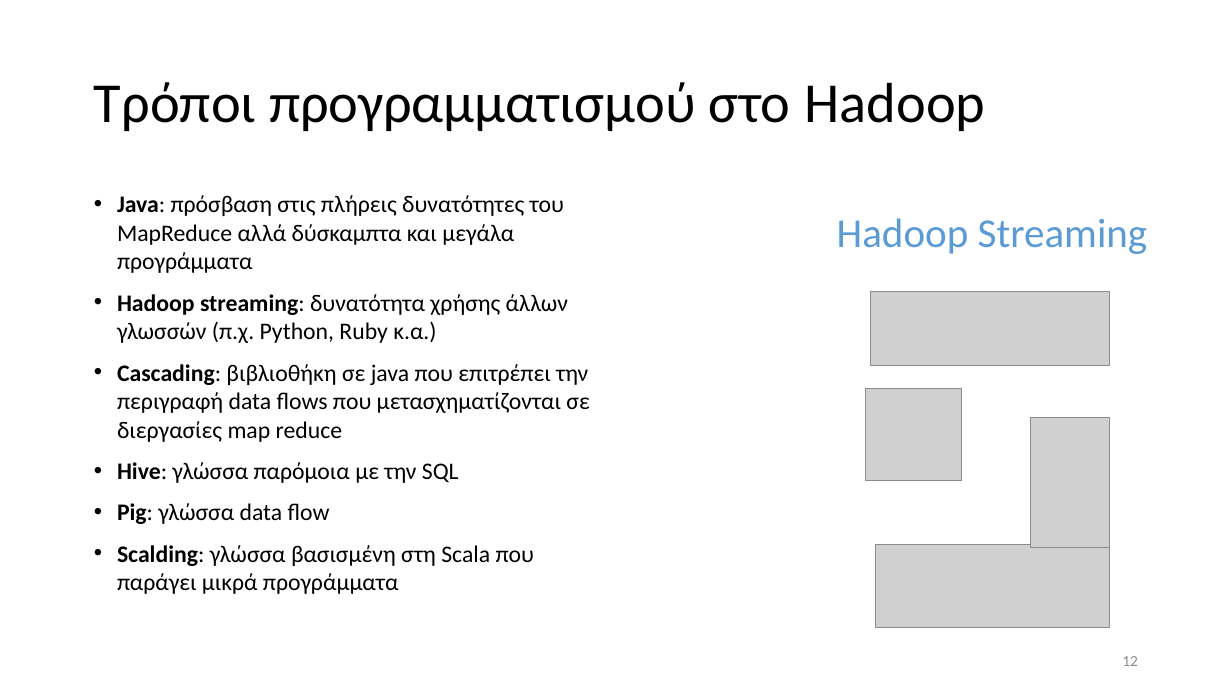
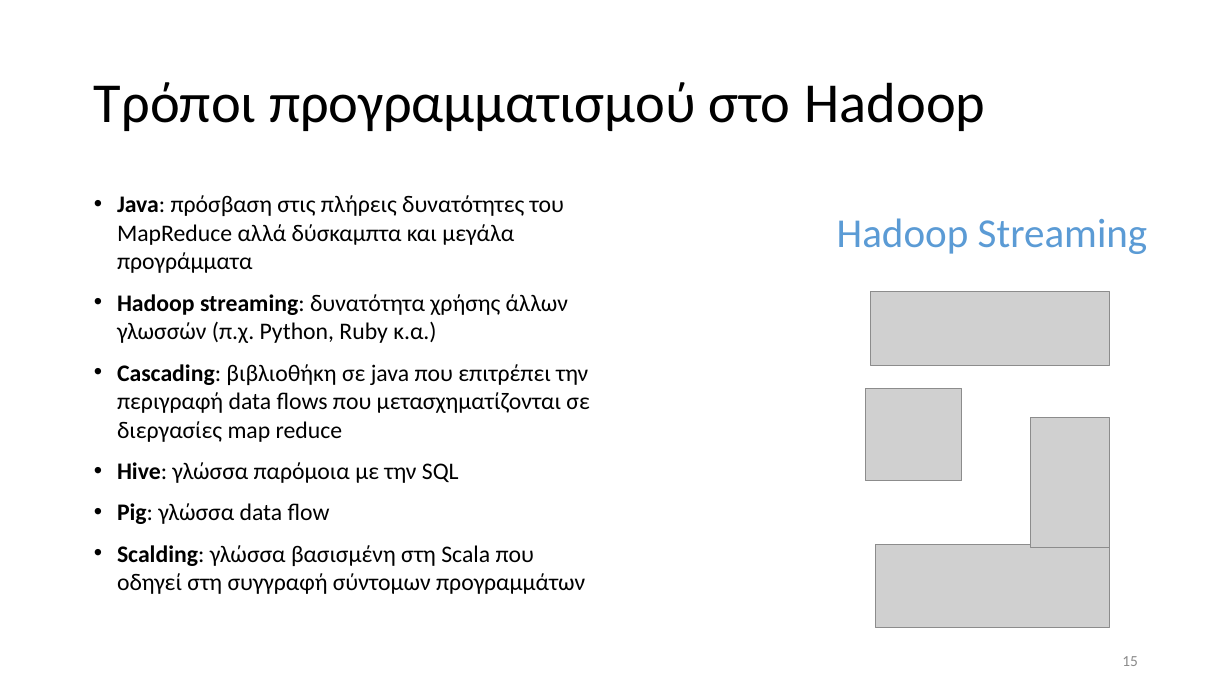
Before and after one commit to chgogos/big_data, a slide deck: slide 15 of 03. Apache Hadoop-Map Reduce.pptx (slide 12 before the commit). Drawn at 1232x693 pixels with LibreOffice and Linux fonts; fonts in the diff are those of the drawing; grey boxes stand for pictures. Boxes give left, top, right and bottom in pixels: in the first picture for what was removed or moved away, otherwise in the second. Text is boxed around its words. In the diff, an @@ line names an element or a change of style, - is before the commit and + after.

```diff
--- a/03. Apache Hadoop-Map Reduce.pptx
+++ b/03. Apache Hadoop-Map Reduce.pptx
@@ text at (x1=117, y1=545, x2=585, y2=594): text changed @@
-• Scalding: γλώσσα βασισμένη στη Scala που παράγει μικρά προγράμματα
+• Scalding: γλώσσα βασισμένη στη Scala που οδηγεί στη συγγραφή σύντομων προγραμμάτων
@@ page number at (x1=1122, y1=656, x2=1138, y2=666): text changed @@
-12
+15
```
Also in this commit, not shown: 5 other slides changed, 3 slides added, 3 other files.
